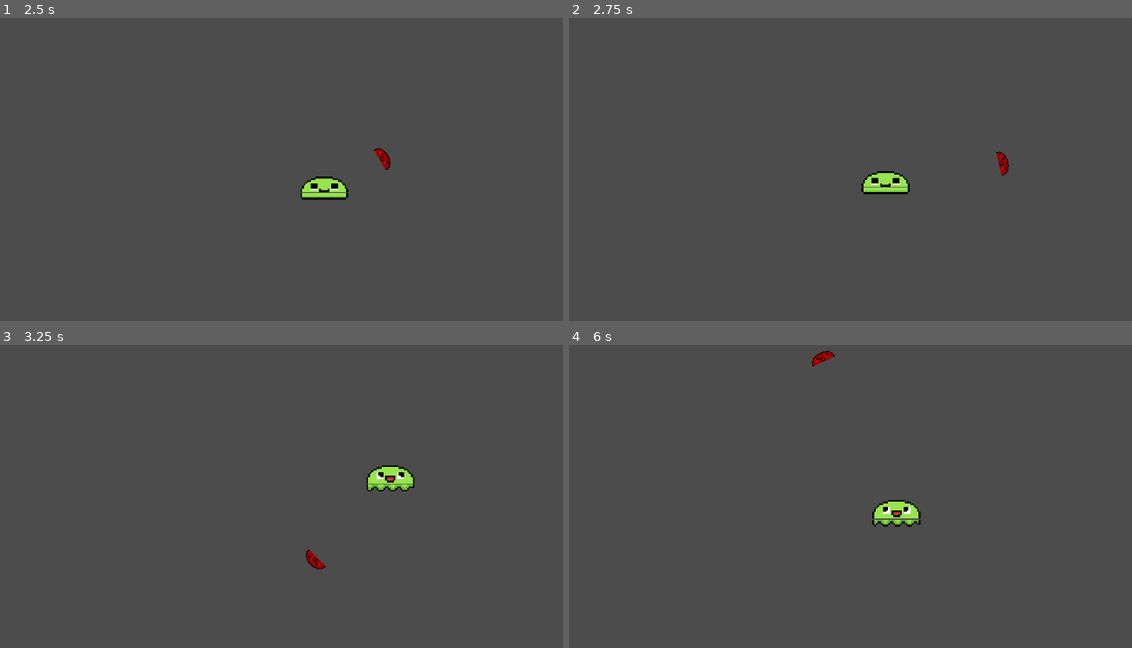
Above: before the commit, frames 1-4 (two rows, left to right).
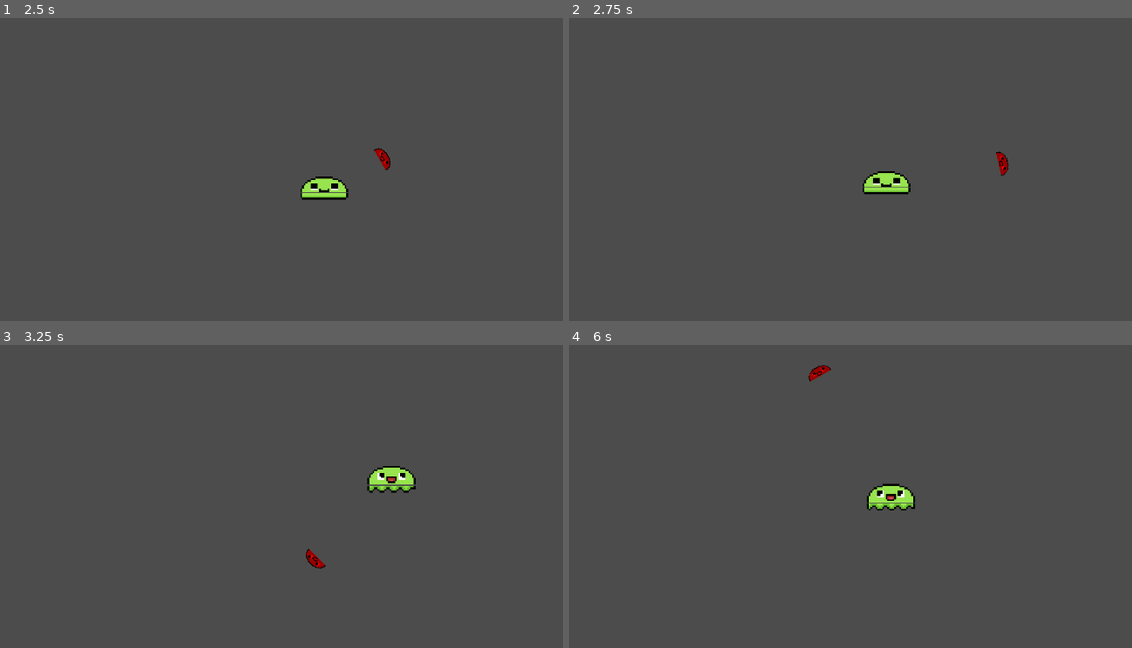
Above: after the commit, the same moments.

Repository: BrooklinJazz/GeweyTheSlime
Game: Godot game, scene res://World.tscn
Same seed, same stepped clock (60 frames per second), same inputs: the game is played once before the commit and once after it.
Inputs (mouse positions are in pixels of both pictures, inside the frame that each line leads up to):
- Up to frame 1 (2.5 s): move the mouse to (501, 160) at 0.52 s; hold Shift (grip) 0.53-1.28 s; hold D (right) 0.53-2.03 s; tap Space (jump) at 0.77, 1.07, 1.52, 1.55, 1.82 s; click (501, 160) at 0.8 s; move the mouse to (208, 199) at 1.27 s; click (208, 199) at 1.35 s; move the mouse to (416, 90) at 2.02 s; hold A (left) from 2.03 s (still down); hold Space (jump) from 2.03 s (still down); tap Shift (grip) at 2.3 s
- Up to frame 2 (2.75 s): keep holding A (left); keep holding Space (jump)
- Up to frame 3 (3.25 s): move the mouse to (309, 587) at 2.77 s; release A (left) at 2.78 s; release Space (jump) at 2.78 s; hold D (right) from 2.78 s (still down); tap Shift (grip) at 2.85 s; tap Space (jump) at 3.02 s; click (309, 587) at 3.05 s
- Up to frame 4 (6 s): tap Space (jump) at 3.32, 3.77, 3.8, 4.07, 4.52, 4.82, 5.85 s; move the mouse to (1126, 569) at 3.52 s; press the mouse at (1126, 569) at 3.53 s; move the mouse to (704, 444) at 4.27 s; release D (right) at 4.28 s; release the mouse at (704, 444) at 4.28 s; hold A (left) 4.28-5.03 s; tap Shift (grip) at 4.35 s; move the mouse to (951, 505) at 5.02 s; press the mouse at (951, 505) at 5.03 s; hold D (right) 5.03-5.78 s; move the mouse to (811, 405) at 5.77 s; release the mouse at (811, 405) at 5.78 s; hold A (left) from 5.78 s (still down)

Frame 1 is identical in both runs. In frame 2, 0.1% of the frame differs, in the area x 51-79%, y 44-59%; in frame 3, 0.4%; in frame 4, 1.2%, in the area x 42-63%, y 1-61%.

Commit message:
sending force to a player function

Diff:
--- a/Player/Character.tscn
+++ b/Player/Character.tscn
@@ -22,68 +22,68 @@
 region = Rect2( 0, 0, 28, 4 )
 
 [sub_resource type="AtlasTexture" id=2]
+atlas = ExtResource( 9 )
+region = Rect2( 0, 0, 28, 4 )
+
+[sub_resource type="AtlasTexture" id=3]
+atlas = ExtResource( 9 )
+region = Rect2( 28, 0, 28, 4 )
+
+[sub_resource type="AtlasTexture" id=4]
+atlas = ExtResource( 9 )
+region = Rect2( 56, 0, 28, 4 )
+
+[sub_resource type="AtlasTexture" id=5]
+atlas = ExtResource( 9 )
+region = Rect2( 84, 0, 28, 4 )
+
+[sub_resource type="AtlasTexture" id=6]
+atlas = ExtResource( 9 )
+region = Rect2( 112, 0, 28, 4 )
+
+[sub_resource type="AtlasTexture" id=7]
+atlas = ExtResource( 9 )
+region = Rect2( 140, 0, 28, 4 )
+
+[sub_resource type="AtlasTexture" id=8]
+atlas = ExtResource( 9 )
+region = Rect2( 168, 0, 28, 4 )
+
+[sub_resource type="AtlasTexture" id=9]
+atlas = ExtResource( 13 )
+region = Rect2( 28, 0, 28, 4 )
+
+[sub_resource type="AtlasTexture" id=10]
+atlas = ExtResource( 13 )
+region = Rect2( 56, 0, 28, 4 )
+
+[sub_resource type="AtlasTexture" id=11]
+atlas = ExtResource( 13 )
+region = Rect2( 84, 0, 28, 4 )
+
+[sub_resource type="AtlasTexture" id=12]
+atlas = ExtResource( 13 )
+region = Rect2( 112, 0, 28, 4 )
+
+[sub_resource type="AtlasTexture" id=13]
+atlas = ExtResource( 13 )
+region = Rect2( 140, 0, 28, 4 )
+
+[sub_resource type="AtlasTexture" id=14]
+atlas = ExtResource( 13 )
+region = Rect2( 168, 0, 28, 4 )
+
+[sub_resource type="AtlasTexture" id=15]
 atlas = ExtResource( 12 )
 region = Rect2( 0, 0, 28, 4 )
 
-[sub_resource type="AtlasTexture" id=3]
+[sub_resource type="AtlasTexture" id=16]
 atlas = ExtResource( 12 )
 region = Rect2( 28, 0, 28, 4 )
 
-[sub_resource type="AtlasTexture" id=4]
+[sub_resource type="AtlasTexture" id=17]
 atlas = ExtResource( 12 )
 region = Rect2( 56, 0, 28, 4 )
-
-[sub_resource type="AtlasTexture" id=5]
-atlas = ExtResource( 9 )
-region = Rect2( 0, 0, 28, 4 )
-
-[sub_resource type="AtlasTexture" id=6]
-atlas = ExtResource( 9 )
-region = Rect2( 28, 0, 28, 4 )
-
-[sub_resource type="AtlasTexture" id=7]
-atlas = ExtResource( 9 )
-region = Rect2( 56, 0, 28, 4 )
-
-[sub_resource type="AtlasTexture" id=8]
-atlas = ExtResource( 9 )
-region = Rect2( 84, 0, 28, 4 )
-
-[sub_resource type="AtlasTexture" id=9]
-atlas = ExtResource( 9 )
-region = Rect2( 112, 0, 28, 4 )
-
-[sub_resource type="AtlasTexture" id=10]
-atlas = ExtResource( 9 )
-region = Rect2( 140, 0, 28, 4 )
-
-[sub_resource type="AtlasTexture" id=11]
-atlas = ExtResource( 9 )
-region = Rect2( 168, 0, 28, 4 )
-
-[sub_resource type="AtlasTexture" id=12]
-atlas = ExtResource( 13 )
-region = Rect2( 28, 0, 28, 4 )
-
-[sub_resource type="AtlasTexture" id=13]
-atlas = ExtResource( 13 )
-region = Rect2( 56, 0, 28, 4 )
-
-[sub_resource type="AtlasTexture" id=14]
-atlas = ExtResource( 13 )
-region = Rect2( 84, 0, 28, 4 )
-
-[sub_resource type="AtlasTexture" id=15]
-atlas = ExtResource( 13 )
-region = Rect2( 112, 0, 28, 4 )
-
-[sub_resource type="AtlasTexture" id=16]
-atlas = ExtResource( 13 )
-region = Rect2( 140, 0, 28, 4 )
-
-[sub_resource type="AtlasTexture" id=17]
-atlas = ExtResource( 13 )
-region = Rect2( 168, 0, 28, 4 )
 
 [sub_resource type="SpriteFrames" id=18]
 animations = [ {
@@ -92,49 +92,49 @@
 "name": "idle",
 "speed": 5.0
 }, {
-"frames": [ SubResource( 2 ), SubResource( 3 ), SubResource( 4 ) ],
-"loop": false,
-"name": "charge_jump",
-"speed": 12.0
-}, {
-"frames": [ SubResource( 5 ), SubResource( 6 ), SubResource( 7 ), SubResource( 8 ), SubResource( 9 ), SubResource( 10 ), SubResource( 11 ) ],
+"frames": [ SubResource( 2 ) ],
+"loop": true,
+"name": "grip_idle",
+"speed": 5.0
+}, {
+"frames": [ SubResource( 2 ), SubResource( 3 ), SubResource( 4 ), SubResource( 5 ), SubResource( 6 ), SubResource( 7 ), SubResource( 8 ) ],
 "loop": true,
 "name": "grip",
 "speed": 12.0
 }, {
-"frames": [ SubResource( 1 ), SubResource( 12 ), SubResource( 13 ), SubResource( 14 ), SubResource( 15 ), SubResource( 16 ), SubResource( 17 ) ],
+"frames": [ SubResource( 1 ), SubResource( 9 ), SubResource( 10 ), SubResource( 11 ), SubResource( 12 ), SubResource( 13 ), SubResource( 14 ) ],
 "loop": true,
 "name": "walk",
 "speed": 24.0
 }, {
-"frames": [ SubResource( 5 ) ],
-"loop": true,
-"name": "grip_idle",
-"speed": 5.0
+"frames": [ SubResource( 15 ), SubResource( 16 ), SubResource( 17 ) ],
+"loop": false,
+"name": "charge_jump",
+"speed": 12.0
 } ]
 
 [sub_resource type="AtlasTexture" id=19]
+atlas = ExtResource( 11 )
+region = Rect2( 0, 0, 28, 11 )
+
+[sub_resource type="AtlasTexture" id=20]
+atlas = ExtResource( 11 )
+region = Rect2( 28, 0, 28, 11 )
+
+[sub_resource type="AtlasTexture" id=21]
+atlas = ExtResource( 11 )
+region = Rect2( 56, 0, 28, 11 )
+
+[sub_resource type="AtlasTexture" id=22]
 atlas = ExtResource( 8 )
 region = Rect2( 0, 0, 28, 11 )
 
-[sub_resource type="AtlasTexture" id=20]
+[sub_resource type="AtlasTexture" id=23]
 atlas = ExtResource( 8 )
 region = Rect2( 28, 0, 28, 11 )
 
-[sub_resource type="AtlasTexture" id=21]
+[sub_resource type="AtlasTexture" id=24]
 atlas = ExtResource( 8 )
-region = Rect2( 56, 0, 28, 11 )
-
-[sub_resource type="AtlasTexture" id=22]
-atlas = ExtResource( 11 )
-region = Rect2( 0, 0, 28, 11 )
-
-[sub_resource type="AtlasTexture" id=23]
-atlas = ExtResource( 11 )
-region = Rect2( 28, 0, 28, 11 )
-
-[sub_resource type="AtlasTexture" id=24]
-atlas = ExtResource( 11 )
 region = Rect2( 56, 0, 28, 11 )
 
 [sub_resource type="SpriteFrames" id=25]
@@ -146,12 +146,12 @@
 }, {
 "frames": [ SubResource( 19 ), SubResource( 20 ), SubResource( 21 ) ],
 "loop": false,
+"name": "grip",
+"speed": 12.0
+}, {
+"frames": [ SubResource( 22 ), SubResource( 23 ), SubResource( 24 ) ],
+"loop": false,
 "name": "charge_jump",
-"speed": 12.0
-}, {
-"frames": [ SubResource( 22 ), SubResource( 23 ), SubResource( 24 ) ],
-"loop": false,
-"name": "grip",
 "speed": 12.0
 } ]
 
--- a/Player/Physics/Character.gd
+++ b/Player/Physics/Character.gd
@@ -1,4 +1,8 @@
 extends KinematicBody2D
+
+export(float) var airExternalFactor = 1.1
+export(float) var gripExternalFactor = 0.4
+export(float) var groundExternalFactor = 0.9
 
 var Animations
 var Physics
@@ -20,6 +24,13 @@
 func update_player_motion(delta: float):
 	Player.motion = move_and_slide(Physics.get_motion(delta), Vector2.UP)
 
-
 func update_player_animations():
 	Animations.animate()
+
+func external_force(force: Vector2):
+	#if "airborne":
+	Player.motion += airExternalFactor*force
+	#elif "gripped":
+	#	Player.motion += gripExternalFactor*force
+	#else:
+	#	Player.motion += Vector2(groundExternalFactor*force.x, force.y)
--- a/hook/hookScripts/HookStateAirIn.gd
+++ b/hook/hookScripts/HookStateAirIn.gd
@@ -8,7 +8,7 @@
 	.update_and_return(delta)
 	if sharedVars.hit:
 		return "latched"
-	if hook.position.distance_to(player.position) < 40:
+	if hook.position.distance_to(player.position) < 40: #Paul is coming for you Jesse
 		sharedVars.currentMovement = Vector2.ZERO
 		return "idle"
 	return null
--- a/hook/hookScripts/HookStateLatched.gd
+++ b/hook/hookScripts/HookStateLatched.gd
@@ -22,5 +22,5 @@
 func _yank_player(delta):
 	var playerPos = player.global_position
 	var hookPos = hook.global_position
-	Player.motion += (-delta*pow(hookPos.distance_to(playerPos), pullExpFactor)
-					*pullFactor*hookPos.direction_to(playerPos))
+	player.external_force((-delta*pow(hookPos.distance_to(playerPos), pullExpFactor)
+					*pullFactor*hookPos.direction_to(playerPos)))
